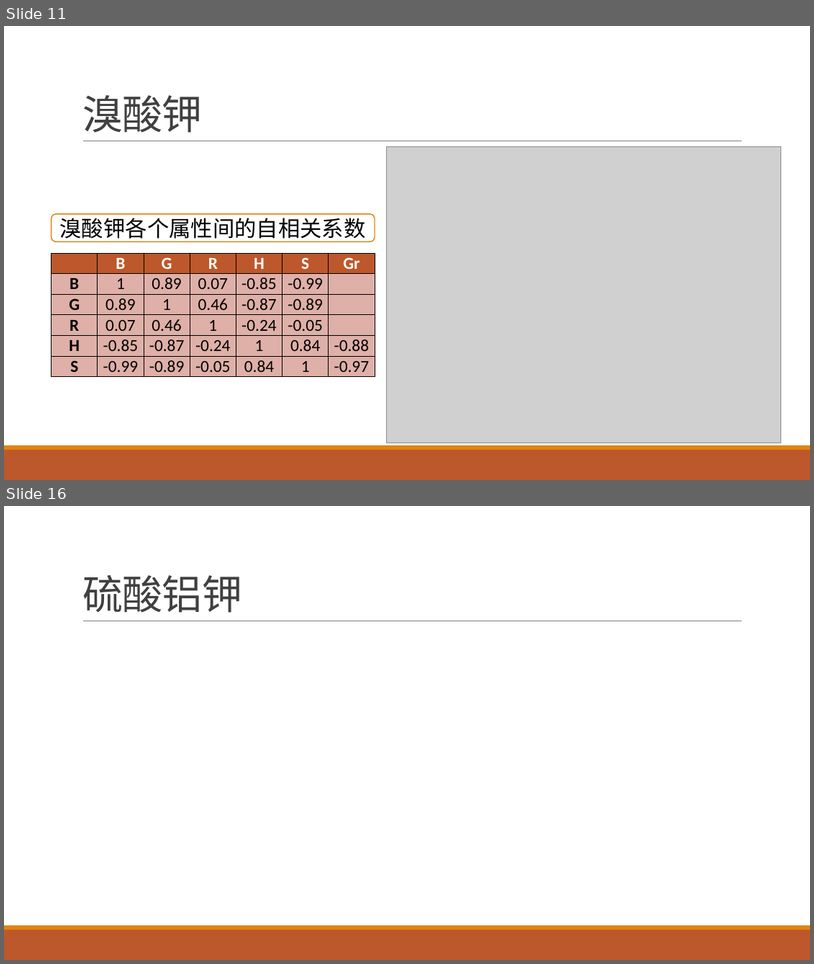
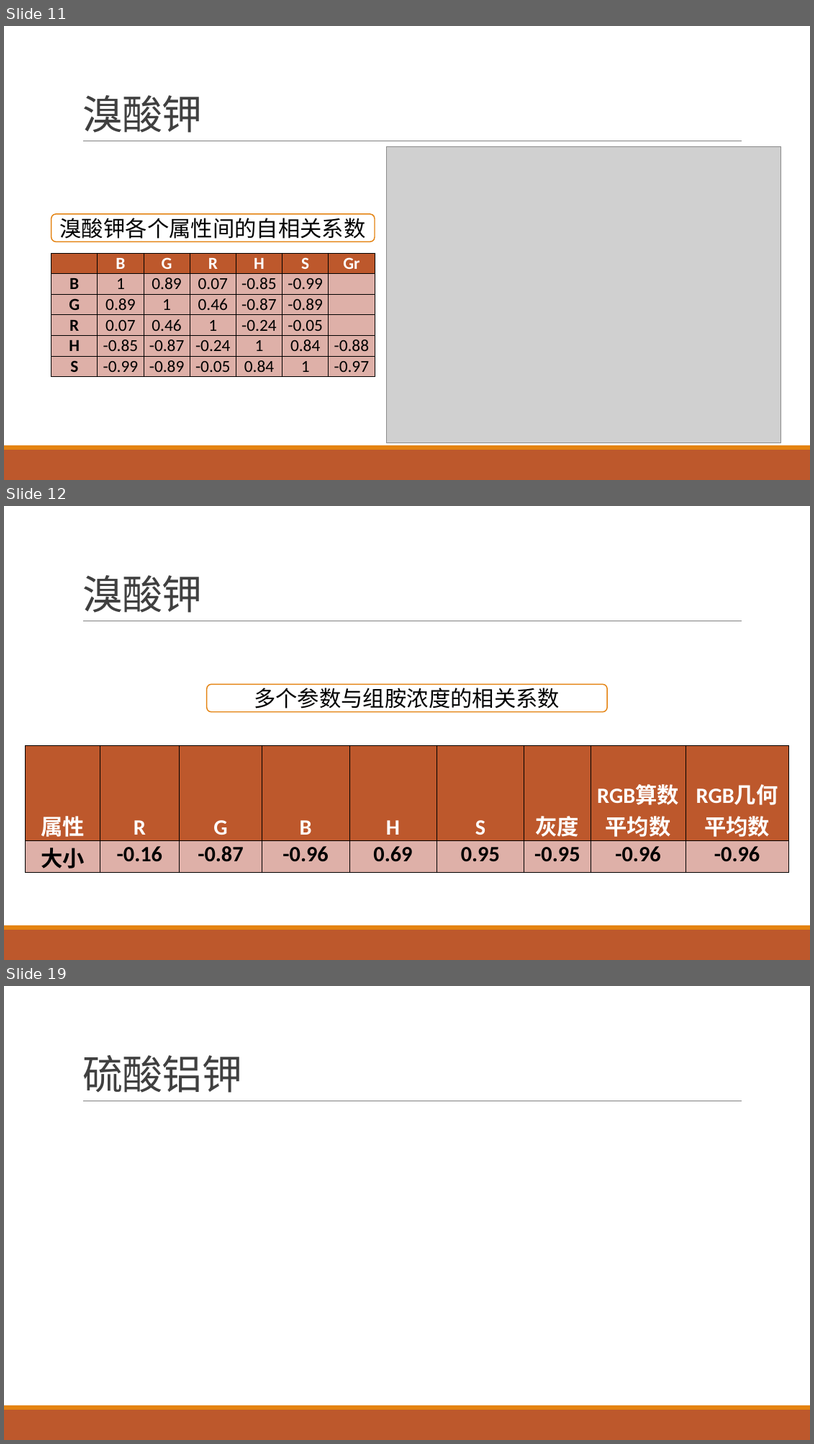
Before and after one commit to yuanjingsong/MCM_Homework, a slide deck: PreG21.pptx. Shown one above the other, each under a label of ours: slides 11 and 16 before the commit, slides 11, 12 and 19 after it; the slides between them are not shown. The pictures are 814x964 and 814x1444 pixels, drawn with LibreOffice and Linux fonts; fonts in the diff are those of the drawing; grey boxes stand for pictures. Boxes give left, top, right and bottom in pixels: in the first picture for what was removed or moved away, otherwise in the second. Text is boxed around its words. In the diff, an @@ line names an element or a change of style, - is before the commit and + after.

```diff
--- a/PreG21.pptx
+++ b/PreG21.pptx
@@ slide 12 added at box(4, 506, 810, 960), background #FFFFFF; not listed: 3 template elements that a slide beside it also shows @@
@@ title added at box(82, 575, 203, 613), 48 pt, text #404040 @@
+溴酸钾
@@ rounded rectangle added at box(206, 684, 608, 712), fill #FFFFFF, outline #E48312 1.25 pt, 26 pt, text #000000 @@
+多个参数与组胺浓度的相关系数
@@ table added at box(25, 746, 789, 871), 2 rows, 9 columns @@
+属性 | R | G | B | H | S | 灰度 | RGB算数平均数 | RGB几何平均数
+大小 | -0.16 | -0.87 | -0.96 | 0.69 | 0.95 | -0.95 | -0.96 | -0.96
@@ what was slide 16 is now slide 19 @@
```
Also in this commit, not shown: 3 slides changed, 3 other slides added, 1 slide removed.
